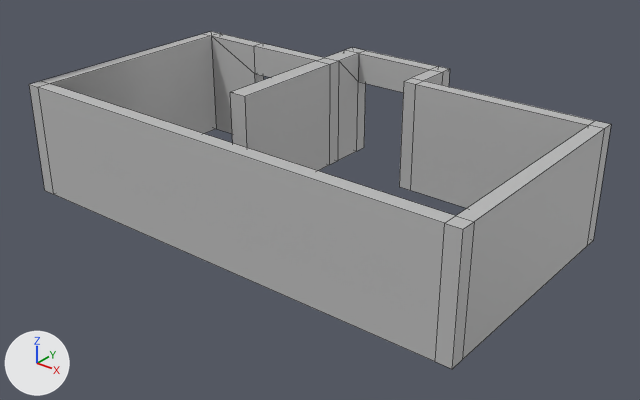
What one commit did to the FBX model 219_Final/Assets/Buildings/Room6.fbx.
One viewpoint serves both versions: a 50 mm camera at (-0.066, -1.889, 0.292) aimed at (-0.489, -1.36, -0.036). The axes (+X, +Y, +Z) are drawn at lower left. The lights are the same throughout. Mesh edges are drawn as thin lines. Where no turn or scale is listed for an object, it has been applied to the vertices.

The scene before the commit, as lines of its bpy script (objects in view):
```python
me_mesh = bpy.data.meshes.new('Mesh')
me_mesh.from_pydata(...)  # 80 vertices, 85 faces; spans x -0.212..0.212, y -0.278..-0.016, z -0.05..0.05
me_mesh.materials.append(mat_lambert1)  # grey #bcbcbc
ob_topleft_room6 = bpy.data.objects.new('TopLeft_Room6', me_mesh)
ob_topleft_room6.location = (-0.5, -1.2, 0.0)
```
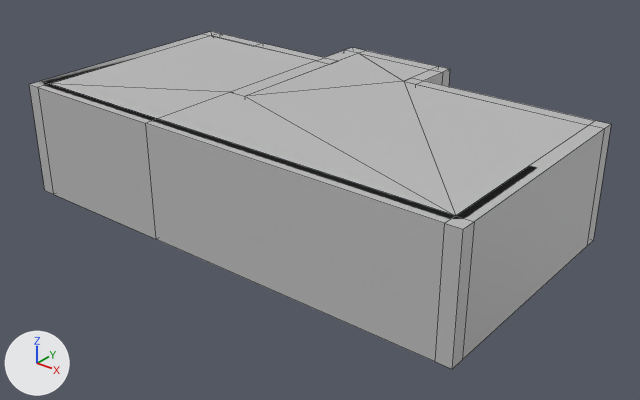
Where the newer file only moved an object's origin or applied its transform, the numbers keep the older frame.

Diff of the bpy script that builds the scene:
```diff
--- a/219_Final/Assets/Buildings/Room6.fbx.py
+++ b/219_Final/Assets/Buildings/Room6.fbx.py
@@ me_mesh @@
 # used by ob_topleft_room6; location = (-0.5, -1.2, 0.0)
-me_mesh.from_pydata(...)  # 80 vertices, 85 faces; spans x -0.212..0.212, y -0.278..-0.016, z -0.05..0.05
+me_mesh.from_pydata(...)  # 85 vertices, 102 faces; spans x -0.212..0.212, y -0.278..-0.016, z -0.05..0.05
+# me_mesh part 1
+# 4 faces are deleted
+# 5 vertices are added at (-0.064, -0.266, -0.05), (-0.064, -0.266, 0.05), (-0.064, -0.278, -0.05), (-0.064, -0.278, 0.05), (-0.047, -0.266, -0.05)
+# 21 new faces join them
 me_mesh.materials.append(mat_lambert1)
```

Boxes [x1, y1, x2, y2] around the edits, measured in the pictures (640 x 400 px):
part 1 of me_mesh, built on: before [40, 84, 455, 241]; after [40, 36, 588, 241]
